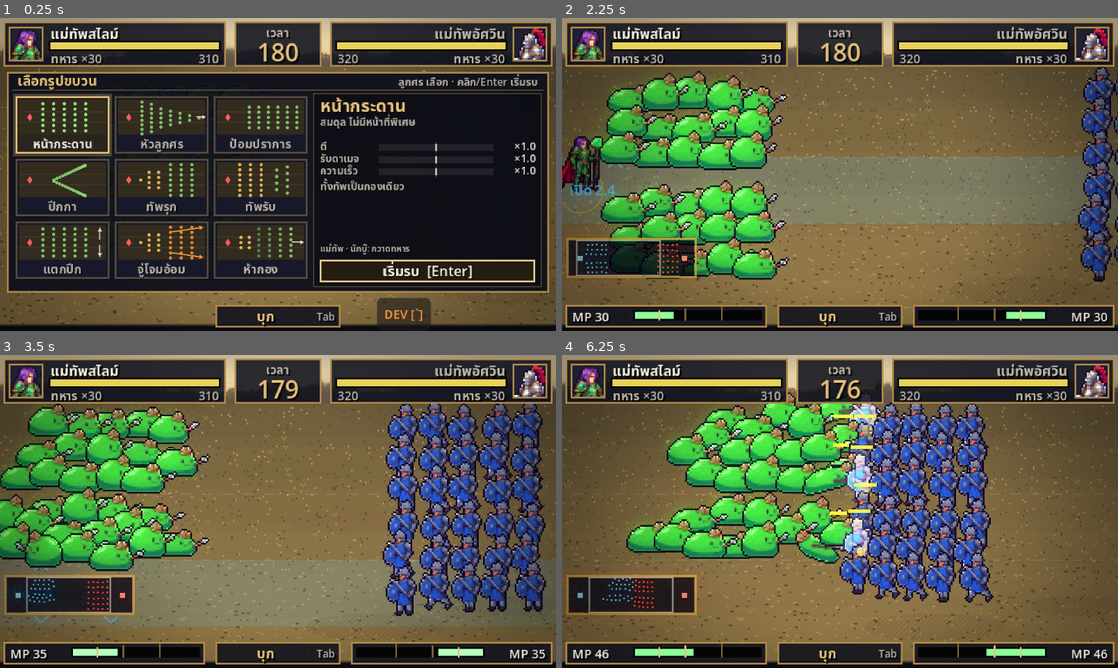
Above: before the commit, frames 1-4 (two rows, left to right).
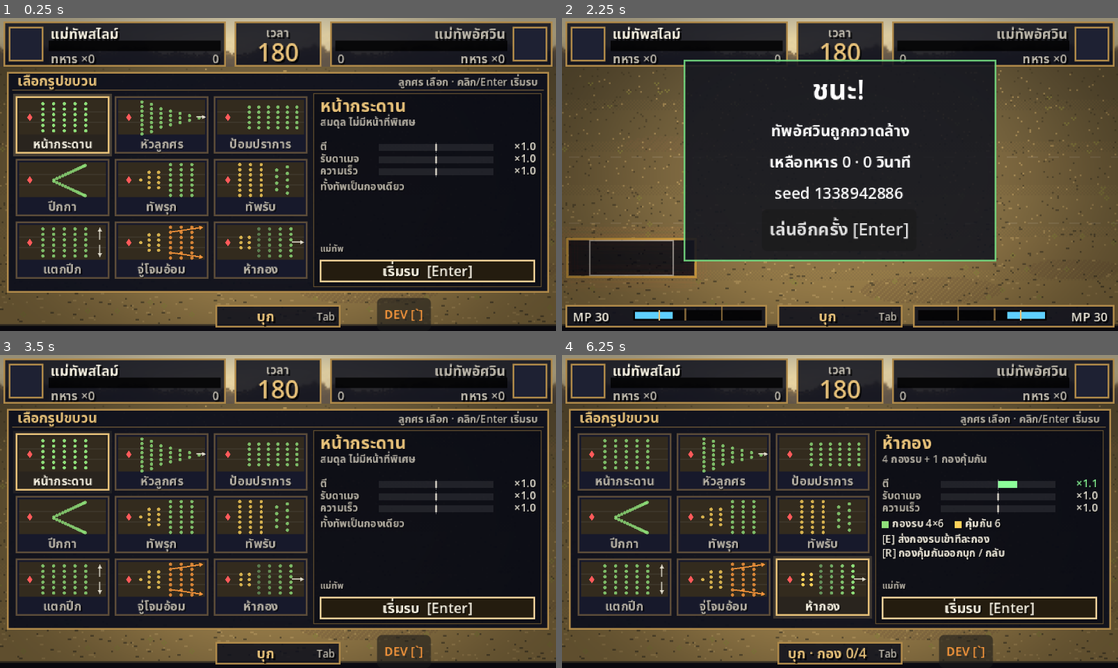
Above: after the commit, the same moments.

Repository: tomorrow-writer/GateFall
Game: Godot game, scene res://scenes/Battle.tscn
The game is run twice, just before and just after one commit, with the same random seed, the same clock (stepped at 60 frames per second) and the same inputs. This scene is started directly instead of the project's main scene.
Inputs (mouse positions are in pixels of both pictures, inside the frame that each line leads up to):
- Up to frame 1 (0.25 s): no input
- Up to frame 2 (2.25 s): click "DEV [`]" at 0.5 s; click "DEV [`]" at 1.25 s; tap Enter at 2 s; drag from (840, 174) to (895, 105) at 2.02 s
- Up to frame 3 (3.5 s): click (278, 567) at 2.75 s, where only the run after the commit has a clickable "เล่นอีกครั้ง [Enter]"
- Up to frame 4 (6.25 s): drag from (728, 527) to (812, 574) at 3.52 s; move the mouse to (895, 442) at 4.27 s; hold Right 4.28-5 s; tap Keypad Enter at 4.35 s; tap R at 4.55 s; click (840, 567) at 5 s, where only the run after the commit has a clickable "เล่นอีกครั้ง [Enter]"; drag from (812, 574) to (673, 464) at 5.77 s

The runs differ from the first frame. In frame 1, 3.0% of the frame differs, in the area x 0-100%, y 3-98%; in frame 2, 53%; in frame 3, 72%; in frame 4, 73%, in the area x 0-100%, y 3-99%.
Error after the commit: Invalid assignment of property or key 'cls' with value of type 'String' on a base object of type 'RefCounted (Unit)'. (res://scripts/battle/BattleSim.gd:1757)

Commit message:
Troop types per race: spear/archer/cavalry, slime/mage/hopper, class counters
- units.<id>.class (foot / ranged / mounted) and combat.class_mult: spears
  brace against horses, horses ride down archers, archers shoot down foot
- New fast troops: cavalry (human) and slime_hopper (slime), placeholder art
- troop_types: each race's three types with the rank that unlocks them
  (a general picks only from its own race's list; used by the council later)
- Dev mode troop options for the new types
- Default sides unchanged (slime_big vs knight are both foot, x1)

Co-Authored-By: Claude Opus 5.5 <noreply@anthropic.com>
Claude-Session: https://claude.ai/code/session_01XNNextH1Eb1Wy4WA4Ccsq8

Diff:
--- a/gate-fall-game/data/battle_config.json
+++ b/gate-fall-game/data/battle_config.json
@@ -34,7 +34,13 @@
     "hit_flash": 0.15,
     "separation_min_d2": 0.0001,
     "_special_take_note": "true = specials are reduced by the target's order/formation damage-taken multipliers (hold, square), like normal hits.",
-    "special_take_mult": true
+    "special_take_mult": true,
+    "_class_mult_note": "Troop type counters (feature/troop-types), DF style rock-paper-scissors: damage x when a troop of class <attacker> hits one of class <target>. Classes come from units.<id>.class (default: ranged if it has ranged, else foot; generals = general, never scaled). foot (spears) brace against mounted, mounted ride down ranged, ranged shoot down slow foot. Starting values, tune with run_sims.",
+    "class_mult": {
+      "foot": { "mounted": 1.5 },
+      "mounted": { "ranged": 1.3 },
+      "ranged": { "foot": 1.2 }
+    }
   },
 
   "_lanes_note": "The field height (y_min..y_max) splits into this many equal lanes, top to bottom. Lane specials hit one lane; the target side dodges by opening it (split).",
@@ -102,6 +108,17 @@
       "hp": 14, "atk": 1.3, "cd": 1.4, "spd": 22,
       "reach": 260, "radius": 8,
       "ranged": { "speed": 260, "close_range": 16, "close_mult": 0.5, "melee_take": 2, "aim_y": 3, "arc": 28 }
+    },
+    "_mounted_note": "Fast troops (feature/troop-types), class mounted: quick to reach archers and the enemy general, weak against foot (class_mult). Human cavalry hits hard; the slime hopper is small and quickest. Placeholder art drawn by BattleView until sprites exist.",
+    "cavalry": {
+      "kind": "cavalry", "class": "mounted",
+      "hp": 19, "atk": 2.6, "cd": 1.1, "spd": 40,
+      "reach": 25, "radius": 9
+    },
+    "slime_hopper": {
+      "kind": "hopper", "class": "mounted",
+      "hp": 12, "atk": 1.6, "cd": 0.9, "spd": 46,
+      "reach": 22, "radius": 7
     },
     "_generals_note": "Generals start at general_spot behind their army and stay there (hitting only enemies that reach …(790 unchanged characters)…
     "general_slime": {
@@ -374,7 +391,23 @@
       { "label": "หอก 15 + เวท 15", "units": [["slime_big", 15], ["slime_mage", 15]] },
       { "label": "อัศวิน 30", "units": [["knight", 30]] },
       { "label": "พลธนู 30 (ยิงไกล)", "units": [["archer", 30]] },
-      { "label": "อัศวิน 20 + ธนู 10", "units": [["knight", 20], ["archer", 10]] }
+      { "label": "อัศวิน 20 + ธนู 10", "units": [["knight", 20], ["archer", 10]] },
+      { "label": "สไลม์กระโดด 30 (เร็ว)", "units": [["slime_hopper", 30]] },
+      { "label": "ทหารม้า 30 (เร็ว)", "units": [["cavalry", 30]] }
+    ]
+  },
+
+  "_troop_types_note": "Troop types each race can field (feature/troop-types, Art 2026-10-30): a general picks only from its own race's list (its origin, not the side it serves), and only types whose rank (index into world_map ranks: 0 นายกอง, 1 นายพัน, 2 แม่ทัพ, 3 จอมพล) it has reached. Switching type is one council order. label / desc are what the council screen shows; stats live in units.",
+  "troop_types": {
+    "slime": [
+      { "unit": "slime_big", "label": "สไลม์ใหญ่", "rank": 0, "desc": "ตีใกล้ · ตายแล้วแตกเป็นสไลม์เล็ก 2 ตัว" },
+      { "unit": "slime_mage", "label": "สไลม์เวท", "rank": 1, "desc": "ยิงไกล · ยิงทหารเดินเท้าได้ดี แต่โดนประชิดแล้วเปราะ" },
+      { "unit": "slime_hopper", "label": "สไลม์กระโดด", "rank": 2, "desc": "เร็ว · ไล่ฆ่าพวกยิงไกล แต่แพ้ทหารหอก" }
+    ],
+    "human": [
+      { "unit": "knight", "label": "ทหารหอก", "rank": 0, "desc": "ตีใกล้ · ยืนแนวหน้า ตั้งหอกรับทหารม้า" },
+      { "unit": "archer", "label": "พลธนู", "rank": 1, "desc": "ยิงไกล · ยิงทหารเดินเท้าได้ดี แต่โดนประชิดแล้วเปราะ" },
+      { "unit": "cavalry", "label": "ทหารม้า", "rank": 2, "desc": "เร็ว ตีแรง · ไล่ฆ่าพวกยิงไกล แต่แพ้ทหารหอก" }
     ]
   },
 
--- a/gate-fall-game/scripts/battle/BattleSim.gd
+++ b/gate-fall-game/scripts/battle/BattleSim.gd
@@ -238,6 +238,7 @@
 var _gcharge_cfg: Dictionary
 var _switch_delay: float = 0.0
 var _special_take: bool = false
+var _class_mult: Dictionary = {}  # combat.class_mult: {attacker class: {target class: x}}
 var _track: float = 0.0  # field.flank_track: px of flank track above / below the lanes (raiders only)
 
 
@@ -279,6 +280,7 @@
 	_gcharge_cfg = cfg.get("general_charge", {})
 	_switch_delay = float(cfg.get("commands", {}).get("switch_delay", 0))
 	_special_take = bool(_combat.get("special_take_mult", false))
+	_class_mult = _combat.get("class_mult", {})
 	_track = float(_field.get("flank_track", 0))
 	var brain_seed := rng.state
 
@@ -615,6 +617,9 @@
 				# Behind castle walls (world-map siege): troops only, not the general.
 				if v.side.wall_take != 1.0 and not v.is_general:
 					dmg *= v.side.wall_take
+				# Troop type counters (spears vs horses, horses vs archers, ...).
+				if not _class_mult.is_empty():
+					dmg *= class_mult(u.cls, v.cls)
 				if not u.ranged.is_empty() and d > float(u.ranged.get("close_range", 0)):
 					_fire(u, v, dmg, d)
 				else:
@@ -817,6 +822,12 @@
 		elif v.alive:
 			_apply_hit(units[sh.by], v, float(sh.dmg), hit_flash, mp_on_hit)
 	shots = keep
+
+
+## Damage x when a troop of class a hits one of class b (combat.class_mult).
+func class_mult(a: String, b: String) -> float:
+	var row: Dictionary = _class_mult.get(a, {})
+	return float(row.get(b, 1.0))
 
 
 ## Troop type per spot for side config sd: override "units" = [[type, count],
@@ -1743,6 +1754,7 @@
 	u.split = def.get("split", {})
 	u.ranged = def.get("ranged", {})
 	u.is_general = def.get("role", "") == "general"
+	u.cls = str(def.get("class", "general" if u.is_general else ("ranged" if not u.ranged.is_empty() else "foot")))
 	u.front_take = float(def.get("front_take", 0))
 	if def.has("scale_from"):
 		var base: Dictionary = cfg.units[def.scale_from]
--- a/gate-fall-game/scripts/battle/BattleView.gd
+++ b/gate-fall-game/scripts/battle/BattleView.gd
@@ -24,6 +24,7 @@
 const PLUME := Color("c8443c")
 const MAGE := Color("5fc9b8")  # slime mage (ranged): teal body, violet orb
 const MAGE_ORB := Color("c98cff")
+const HOPPER := Color("b7d84a")  # slime hopper (fast): lime, small, big bounce
 const ARCHER := Color("a8b890")  # archer (ranged): leather green over the knight's grey
 const FLASH := Color(1, 1, 1)
 const WAVE := Color(0.45, 1.0, 0.55)
@@ -831,15 +832,17 @@
 		_draw_general_marks(u, p)
 	if not _draw_sprite(u, p, fade, flash, 1.0, true):
 		match u.kind:
-			"big", "mini", "mage":
+			"big", "mini", "mage", "hopper":
 				_draw_slime(u, p, fade, flash)
+			"cavalry":
+				_draw_rider(u, p, fade, flash)
 			"general":
 				_draw_general(u, p, fade, flash)
 			_:
 				_draw_knight(u, p, fade, flash)
 	if u.alive and u.hp < u.max_hp and not u.is_general and _clock - _hurt_at.get(u.id, -99.0) < HURT_BAR_TIME:
 		var w := 14.0 if u.kind != "mini" else 9.0
-		var bar_y := -26.0 if u.kind in ["knight", "archer"] else (-20.0 if u.kind in ["big", "mage"] else -14.0)
+		var bar_y := -26.0 if u.kind in ["knight", "archer", "cavalry"] else (-20.0 if u.kind in ["big", "mage"] else -14.0)
 		if _sprites.has(u.type_id):
 			bar_y = -float(_field_sprite(u.type_id).height) - 2.0
 		var top := p + Vector2(-w / 2.0, bar_y)
@@ -849,15 +852,16 @@
 
 func _draw_slime(u, p: Vector2, fade: float, flash: bool) -> void:
 	var mage: bool = u.kind == "mage"
-	var big: bool = u.kind == "big" or mage
-	var r := 9.0 if big else 5.5
-	var col := (MAGE if mage else SLIME) if big else MINI
+	var hopper: bool = u.kind == "hopper"
+	var big: bool = u.kind == "big" or mage or hopper
+	var r := (7.0 if hopper else 9.0) if big else 5.5
+	var col := (MAGE if mage else (HOPPER if hopper else SLIME)) if big else MINI
 	if flash:
 		col = FLASH
 	# Split pieces pop in from their parent
 	var born: float = _clock - _born_at.get(u.id, -10.0)
 	var pop := clampf(born / 0.25, 0.0, 1.0) if born < 0.25 else 1.0
-	var bob := absf(sin(u.anim * 9.0)) * 2.0 if u.walking else 0.0
+	var bob := absf(sin(u.anim * 9.0)) * (6.0 if hopper else 2.0) if u.walking else 0.0
 	var squash := 0.72 + (0.08 if u.walking and bob < 0.5 else 0.0)
 	if not u.alive:
 		squash *= fade
@@ -876,10 +880,24 @@
 		draw_line(c + Vector2(f * 5, 4), top, Color("8a6a4a"), 1.0)
 		draw_circle(top, 2.5 if u.swing > 0.0 else 1.8, MAGE_ORB)
 		return
+	if hopper:
+		return  # hopper: no weapon, it rams
 	# spear
 	if big and u.alive:
 		var thrust := 5.0 if u.swing > 0.0 else 0.0
 		draw_line(c + Vector2(f * 3, 2), c + Vector2(f * (14 + thrust), -1), Color("c9a46a"), 1.0)
+
+
+## Placeholder cavalry trooper (until real art): the horseman of the charge
+## special, lance thrust forward while attacking.
+func _draw_rider(u, p: Vector2, fade: float, flash: bool) -> void:
+	var f: float = _face(u)
+	if not u.alive:
+		draw_rect(Rect2(p + Vector2(-10, -6), Vector2(20, 6)), Color(KNIGHT_DARK, fade))
+		return
+	var bob := absf(sin(u.anim * 10.0)) * 1.5 if u.walking else 0.0
+	var col := FLASH if flash else Color("e8e8f0")
+	_draw_horseman(p + Vector2(f * (3.0 if u.swing > 0.0 else 0.0), -bob), f, col)
 
 
 func _draw_knight(u, p: Vector2, fade: float, flash: bool) -> void:
